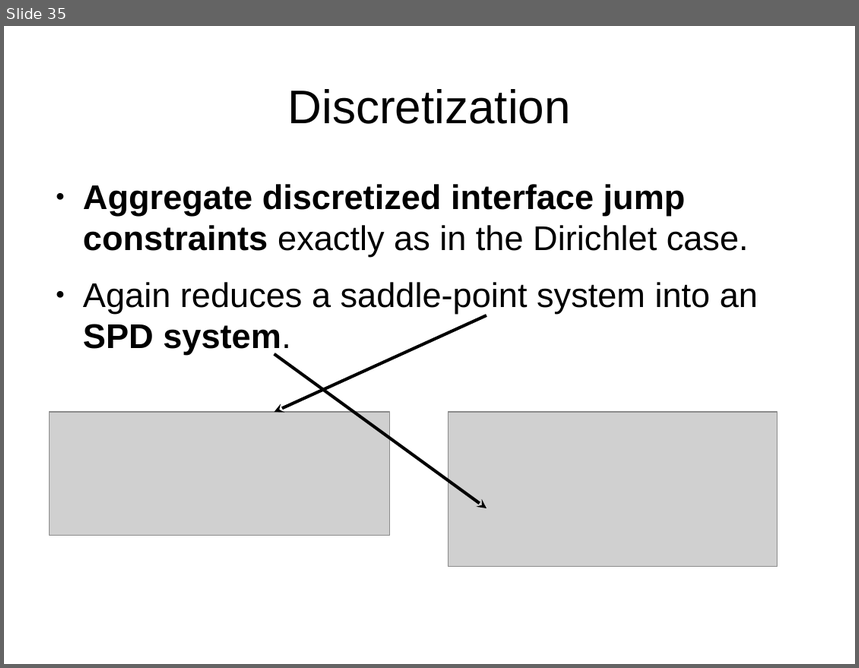
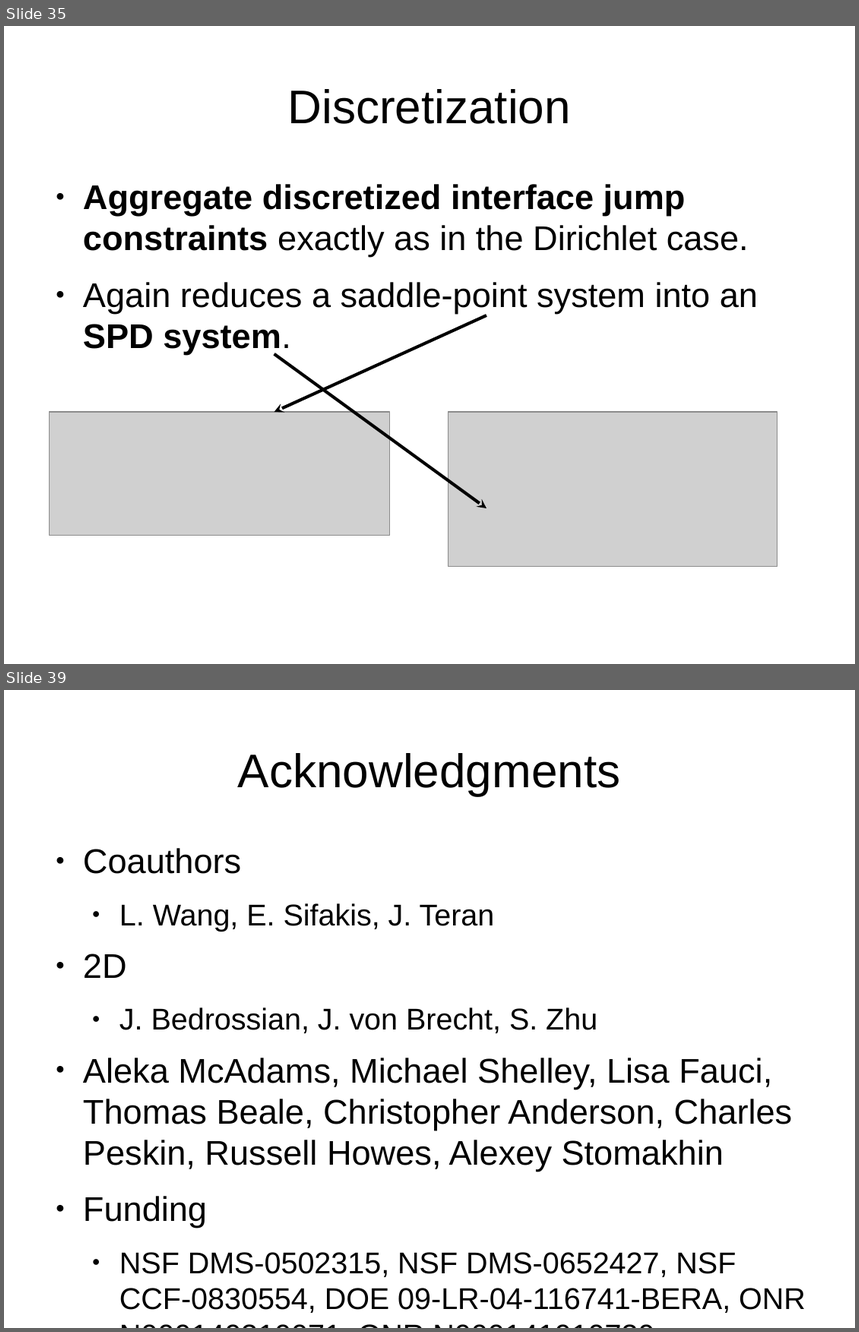
Before and after one commit to jhellrung/documents, a slide deck: presentations/sandia.2011.11.08/slides.odp. Shown one above the other, each under a label of ours: slide 35 before the commit, slides 35 and 39 after it; the slides between them are not shown. The pictures are 859x668 and 859x1332 pixels, drawn with LibreOffice and Linux fonts; fonts in the diff are those of the drawing; grey boxes stand for pictures. Boxes give left, top, right and bottom in pixels: in the first picture for what was removed or moved away, otherwise in the second. Text is boxed around its words. In the diff, an @@ line names an element or a change of style, - is before the commit and + after.

```diff
--- a/presentations/sandia.2011.11.08/slides.odp
+++ b/presentations/sandia.2011.11.08/slides.odp
@@ slide 39 added at bbox=[4, 690, 855, 1328], background #FFFFFF @@
@@ title added at bbox=[238, 753, 621, 796], 44 pt, text #000000 @@
+Acknowledgments
@@ text added at bbox=[83, 848, 806, 1313], 28 pt, text #000000 @@
+● Coauthors
+  ● L. Wang, E. Sifakis, J. Teran
+● 2D
+  ● J. Bedrossian, J. von Brecht, S. Zhu
+● Aleka McAdams, Michael Shelley, Lisa Fauci, Thomas Beale, Christopher Anderson, Charles Peskin, Russell Howes, Alexey Stomakhin
+● Funding
+  ● NSF DMS-0502315, NSF DMS-0652427, NSF CCF-0830554, DOE 09-LR-04-116741-BERA, ONR N000140310071, ONR N000141010730
```
Also in this commit, not shown: 1 slide changed, 2 other slides added.
